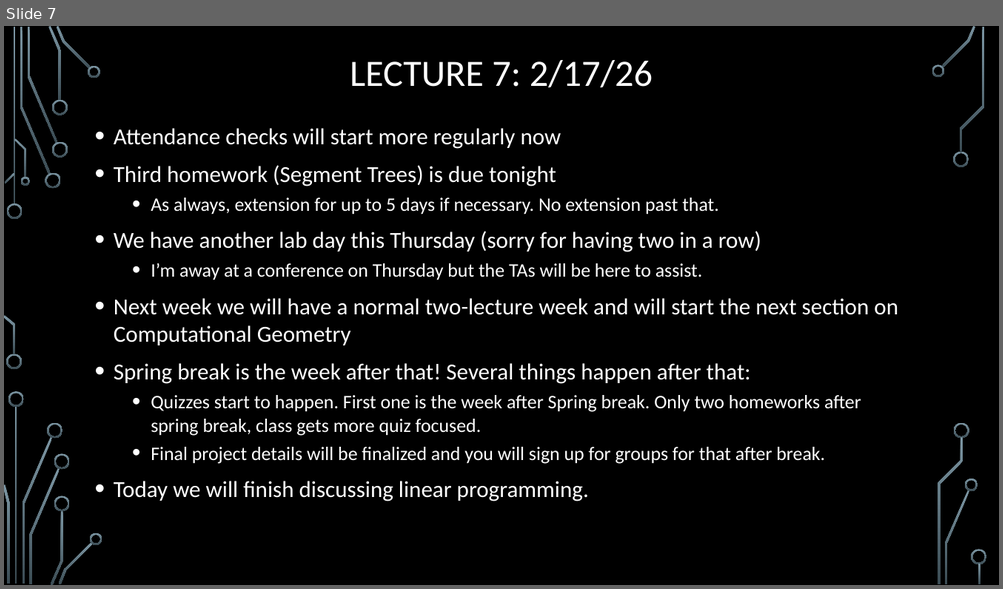
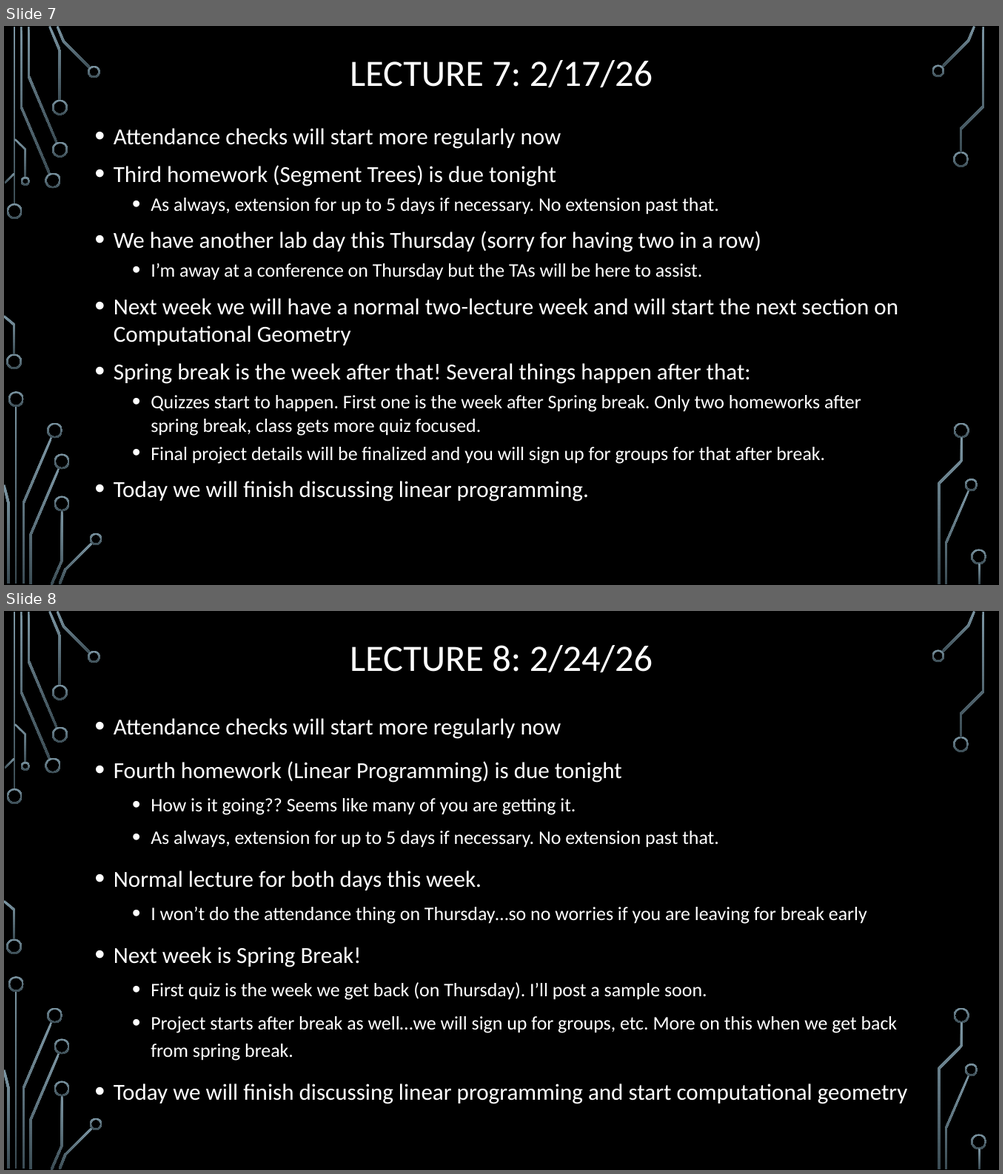
Before and after one commit to markfloryan/advAlgo, a slide deck: slides/00-DailyAnnouncements.pptx. Shown one above the other, each under a label of ours: slide 7 before the commit, slides 7 and 8 after it. The pictures are 1003x589 and 1003x1174 pixels, drawn with LibreOffice and Linux fonts; fonts in the diff are those of the drawing; background and template pictures are left out. Boxes give left, top, right and bottom in pixels: in the first picture for what was removed or moved away, otherwise in the second. Text is boxed around its words. In the diff, an @@ line names an element or a change of style, - is before the commit and + after.

```diff
--- a/slides/00-DailyAnnouncements.pptx
+++ b/slides/00-DailyAnnouncements.pptx
@@ slide 8 added at (4, 611, 999, 1170), background picture (left out); not listed: 36 template elements that a slide beside it also shows @@
@@ title added at (350, 645, 652, 672), 36 pt, text #FFFFFF @@
+LECTURE 8: 2/24/26
@@ text added at (114, 718, 908, 1105), 18.5 pt, text #FFFFFF @@
+• Attendance checks will start more regularly now
+• Fourth homework (Linear Programming) is due tonight
+  • How is it going?? Seems like many of you are getting it.
+  • As always, extension for up to 5 days if necessary. No extension past that.
+• Normal lecture for both days this week.
+  • I won’t do the attendance thing on Thursday…so no worries if you are leaving for break early
+• Next week is Spring Break!
+  • First quiz is the week we get back (on Thursday). I’ll post a sample soon.
+  • Project starts after break as well…we will sign up for groups, etc. More on this when we get back from spring break.
+• Today we will finish discussing linear programming and start computational geometry
```
Also in this commit, not shown: 2 other files.
